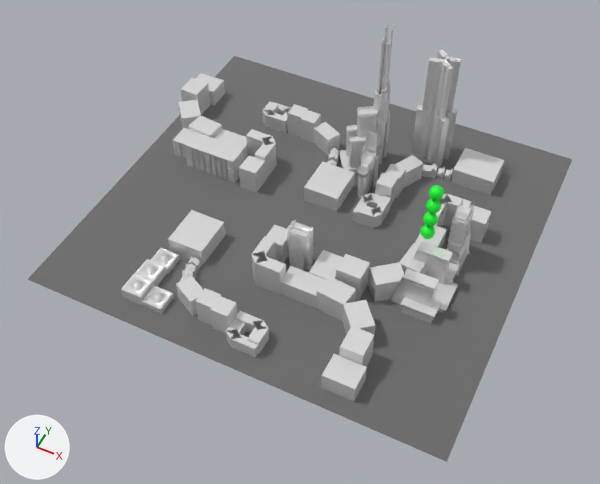
What one commit did to the glTF model assets/asset.gltf.
The view is the same before and after, from a camera (50 mm lens) standing at (193.0, -376.0, 455.0) and looking at (22.0, -34.0, 27.0). The lights are fixed; the arrows at lower left show +X, +Y and +Z. Where no turn or scale is listed for an object, it has been applied to the vertices.

In view in the first picture: 'The_City:bldgs2', 'The_City:mesh01', 'pPlane1'.
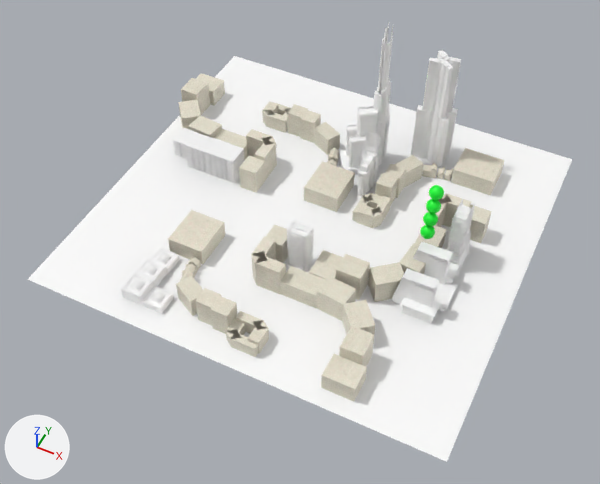
Location of each change, [x1, y1, x2, y2] in pixels of the pictures (600 x 484 px):
'pPlane1', recoloured (grey to white): [28, 56, 572, 462] in both
'The_City:bldgs2', recoloured (grey to white): [121, 23, 475, 324] in both

What the commit changed:
Material 'white' (mat_white) is new.
Its base color is (1.0, 1.0, 1.0) (white #ffffff).
Material 'Material' (mat_material) is new.
Its base color is (1.0, 1.0, 1.0) (white #ffffff).
Its metallic is 1.0.
Its roughness is 1.0.
me_mesh_5 has 5833 vertices, 10458 faces and spans x -163.0..84.0, y 2.0..244.0, z 4.0..129.0.
me_mesh_5 no longer uses material mat_marble (white #e7e7e7).
me_mesh_5 now uses material mat_material (white #ffffff).
me_mesh_6 has 121 vertices, 200 faces and spans x -154.0..154.0, y -145.0..145.0, z 0.0.
me_mesh_6 no longer uses material mat_grey (grey #a4a4a4).
me_mesh_6 now uses material mat_white (white #ffffff).
